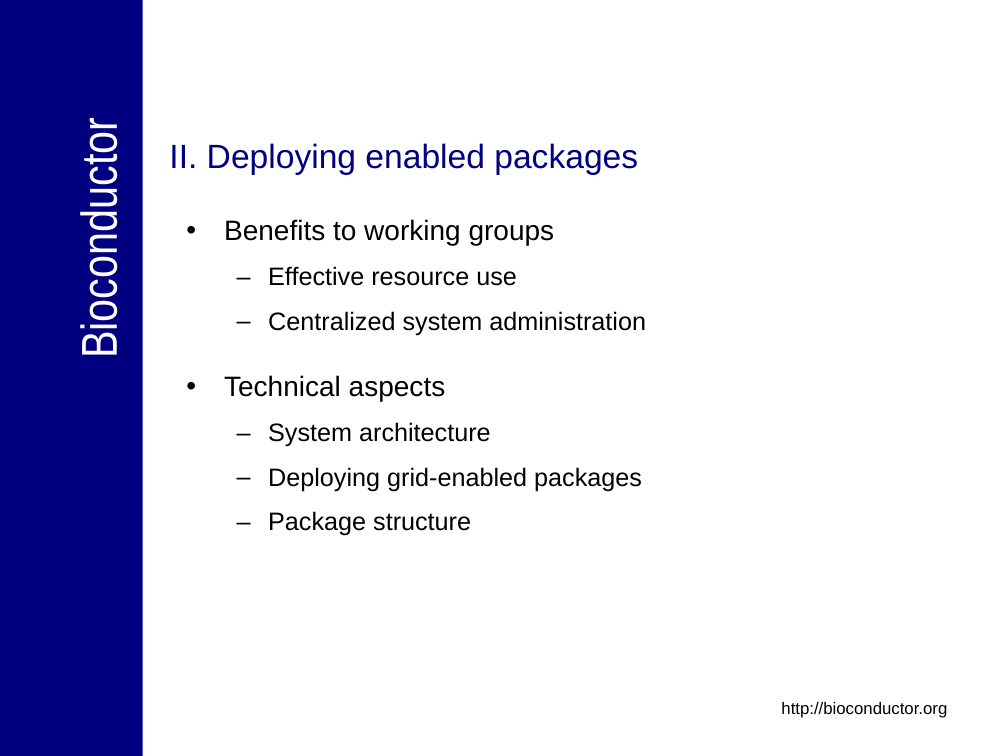
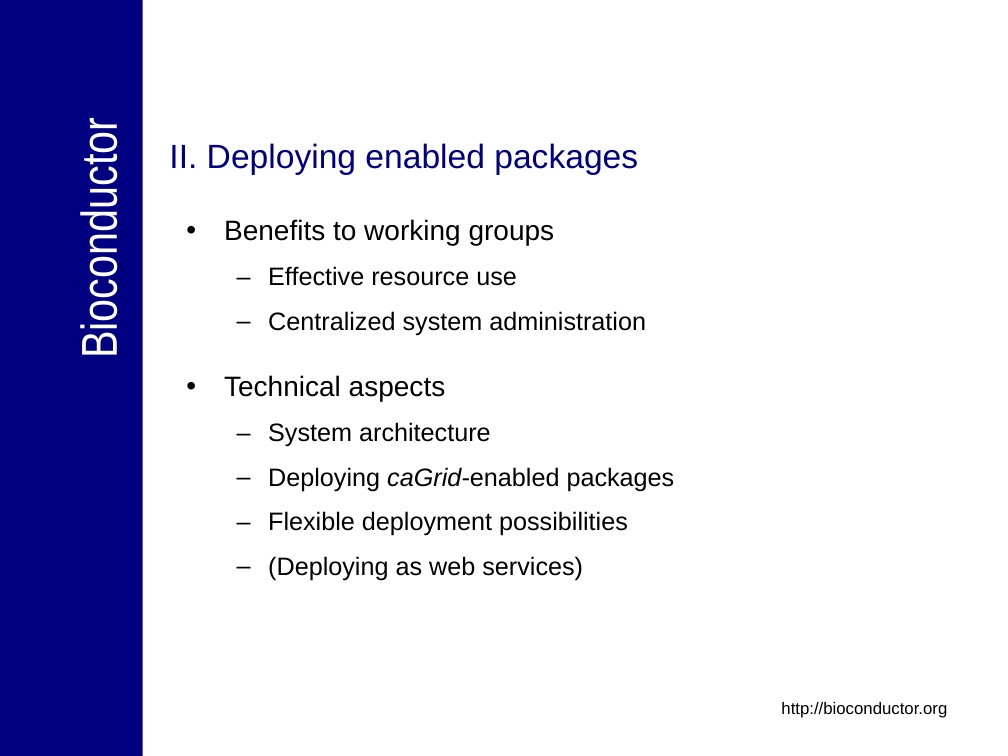
Before and after one commit to NCIP/bioconductor, a slide deck: slide 15 of bioconductor/Presentations/caBIG_Annual_Meeting_2007_Tech_Demo.ppt (slide 14 before the commit). Drawn at 1008x756 pixels with LibreOffice and Linux fonts; fonts in the diff are those of the drawing; background and template pictures are left out. Boxes give left, top, right and bottom in pixels: in the first picture for what was removed or moved away, otherwise in the second. Text is boxed around its words. In the diff, an @@ line names an element or a change of style, - is before the commit and + after.

```diff
--- a/bioconductor/Presentations/caBIG_Annual_Meeting_2007_Tech_Demo.ppt
+++ b/bioconductor/Presentations/caBIG_Annual_Meeting_2007_Tech_Demo.ppt
@@ text at box(268, 467, 675, 580): text changed @@
-  – Deploying grid-enabled packages
-  – Package structure
+  – Deploying caGrid-enabled packages
+  – Flexible deployment possibilities
+  – (Deploying as web services)
```
Also in this commit, not shown: 13 other slides changed, 6 slides added, 3 slides removed.
